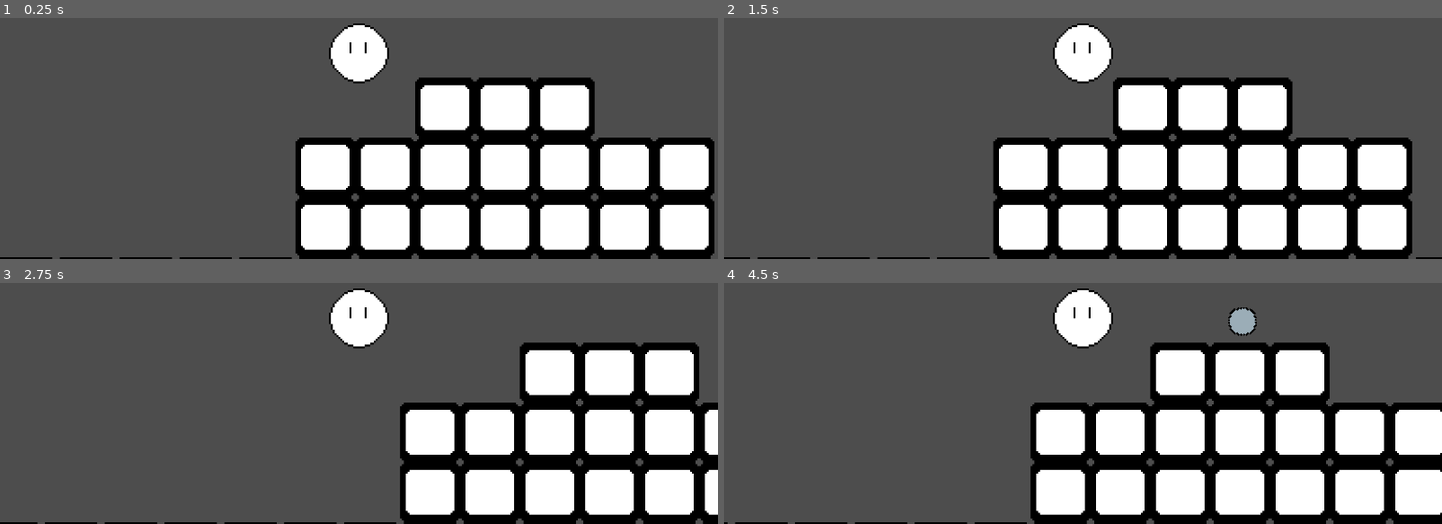
Above: before the commit, frames 1-4 (two rows, left to right).
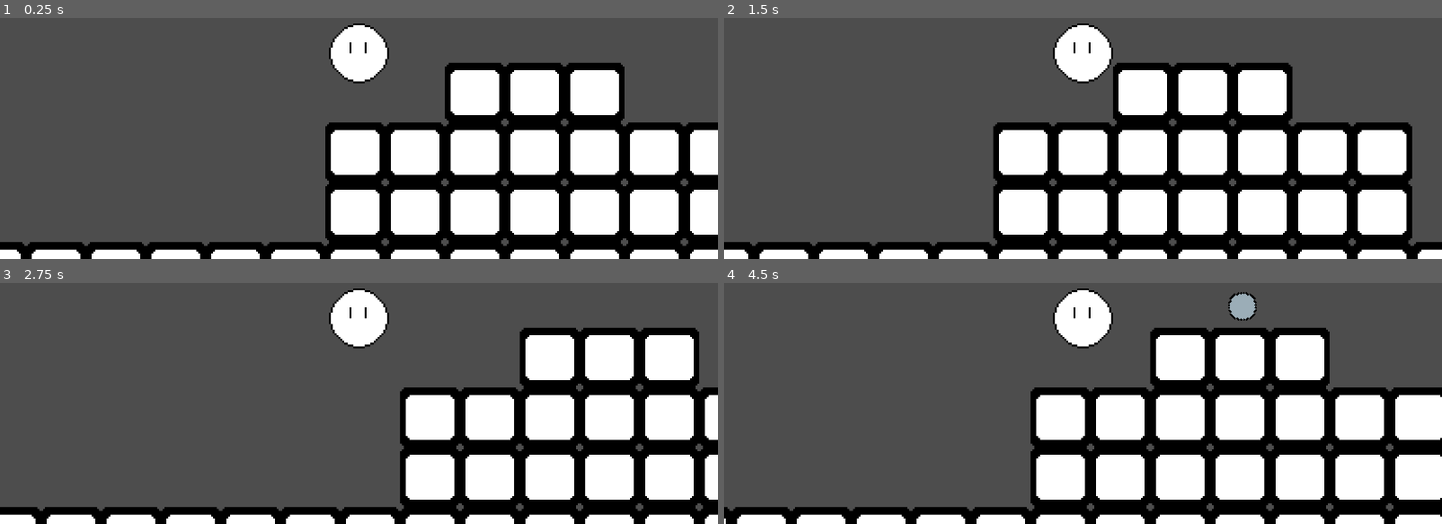
Above: after the commit, the same moments.

Repository: JoshuaKlot/BinghamtonGameJam3
Game: Godot game, scene res://scenes/main.tscn
Two runs of this game, one before a commit and one after it. Both use one fixed random seed, a clock stepped at 60 frames per second and the inputs below.
Inputs (mouse positions are in pixels of both pictures, inside the frame that each line leads up to):
- Up to frame 1 (0.25 s): no input
- Up to frame 2 (1.5 s): tap Enter (ui_accept) at 0.5, 0.77, 1.25 s; move the mouse to (1240, 37) at 0.52 s; hold Right (ui_right) from 0.53 s (still down); tap Space (shoot) at 0.6, 1.35 s; move the mouse to (939, 78) at 1.27 s
- Up to frame 3 (2.75 s): tap Enter (ui_accept) at 1.52, 2 s; move the mouse to (outside the picture) at 2.02 s; release Right (ui_right) at 2.03 s; hold Left (ui_left) from 2.03 s (still down); tap Space (shoot) at 2.1 s
- Up to frame 4 (4.5 s): move the mouse to (1047, 403) at 2.77 s; release Left (ui_left) at 2.78 s; hold Right (ui_right) 2.78-4.28 s; tap Space (shoot) at 2.85, 3.6, 4.35 s; tap Enter (ui_accept) at 3.02, 3.77, 4.25 s; move the mouse to (1298, 381) at 3.52 s; move the mouse to (outside the picture) at 4.27 s; hold Left (ui_left) from 4.28 s (still down)

The runs differ from the first frame. In frame 1, 30% of the frame differs, in the area x 0-100%, y 18-100%; in frame 2, 22%; in frame 3, 19%; in frame 4, 22%.

Commit message:
scene transition
it works YIPPPEEE

Diff:
--- /dev/null
+++ b/platformer/Scripts/move_menu.gd
@@ -0,0 +1,9 @@
+extends Control
+
+
+func _on_item_1_button_pressed() -> void:
+	pass # Replace with function body.
+
+
+func _on_quit_pressed() -> void:
+	get_tree().quit()
--- a/platformer/Scripts/move_scene.gd
+++ b/platformer/Scripts/move_scene.gd
@@ -4,5 +4,5 @@
 
 func _on_body_entered(body: Node2D) -> void:
 	print("Entered Collision")
-	#$PopupMenu.popup()
+	get_tree().change_scene_to_file("res://scenes/move_menu.tscn")
 	#pass # Replace with function body.
--- a/platformer/scenes/main.tscn
+++ b/platformer/scenes/main.tscn
@@ -1,9 +1,8 @@
-[gd_scene load_steps=6 format=3 uid="uid://dybkast5eobiq"]
+[gd_scene load_steps=5 format=3 uid="uid://dybkast5eobiq"]
 
 [ext_resource type="PackedScene" uid="uid://dyfxlgagnxf2k" path="res://scenes/player.tscn" id="1_0hff1"]
 [ext_resource type="PackedScene" uid="uid://dmypeyjjb8hn1" path="res://scenes/tile_map.tscn" id="2_2o4me"]
 [ext_resource type="PackedScene" uid="uid://r77fimuibc7k" path="res://MoveScene.tscn" id="2_xb21l"]
-[ext_resource type="Script" path="res://scenes/popup_menu.gd" id="3_hsfft"]
 
 [sub_resource type="RectangleShape2D" id="RectangleShape2D_41jvn"]
 size = Vector2(34.5, 20)
@@ -19,9 +18,7 @@
 zoom = Vector2(3, 3)
 
 [node name="TileMapLayer" parent="." instance=ExtResource("2_2o4me")]
-
-[node name="PopupMenu" type="PopupMenu" parent="."]
-script = ExtResource("3_hsfft")
+position = Vector2(16, -8)
 
 [node name="MoveScene" parent="." instance=ExtResource("2_xb21l")]
 
--- a/platformer/scenes/move_menu.tscn
+++ b/platformer/scenes/move_menu.tscn
@@ -1,4 +1,8 @@
-[gd_scene format=3 uid="uid://cquxcf01odjb2"]
+[gd_scene load_steps=3 format=3 uid="uid://cquxcf01odjb2"]
+
+[ext_resource type="Script" path="res://Scripts/move_menu.gd" id="1_8fqlh"]
+
+[sub_resource type="LabelSettings" id="LabelSettings_y7qi0"]
 
 [node name="MoveMenu" type="Control"]
 layout_mode = 3
@@ -7,3 +11,54 @@
 anchor_bottom = 1.0
 grow_horizontal = 2
 grow_vertical = 2
+script = ExtResource("1_8fqlh")
+
+[node name="MarginContainer" type="MarginContainer" parent="."]
+layout_mode = 1
+anchors_preset = 8
+anchor_left = 0.5
+anchor_top = 0.5
+anchor_right = 0.5
+anchor_bottom = 0.5
+offset_left = -20.0
+offset_top = -20.0
+offset_right = 20.0
+offset_bottom = 20.0
+grow_horizontal = 2
+grow_vertical = 2
+
+[node name="VBoxContainer" type="VBoxContainer" parent="MarginContainer"]
+layout_mode = 2
+theme_override_constants/separation = 25
+
+[node name="Label" type="Label" parent="MarginContainer/VBoxContainer"]
+layout_mode = 2
+text = "Pick One Item to Be Discarded"
+label_settings = SubResource("LabelSettings_y7qi0")
+horizontal_alignment = 1
+
+[node name="VBoxContainer2" type="VBoxContainer" parent="MarginContainer/VBoxContainer"]
+layout_mode = 2
+theme_override_constants/separation = 8
+
+[node name="Item1Button" type="Button" parent="MarginContainer/VBoxContainer/VBoxContainer2"]
+layout_mode = 2
+text = "Item #1
+"
+
+[node name="Item2Button" type="Button" parent="MarginContainer/VBoxContainer/VBoxContainer2"]
+layout_mode = 2
+text = "Item #2
+"
+
+[node name="Item3Button" type="Button" parent="MarginContainer/VBoxContainer/VBoxContainer2"]
+layout_mode = 2
+text = "Item #3"
+
+[node name="Quit" type="Button" parent="MarginContainer/VBoxContainer/VBoxContainer2"]
+layout_mode = 2
+text = "Quit
+"
+
+[connection signal="pressed" from="MarginContainer/VBoxContainer/VBoxContainer2/Item1Button" to="." method="_on_item_1_button_pressed"]
+[connection signal="pressed" from="MarginContainer/VBoxContainer/VBoxContainer2/Quit" to="." method="_on_quit_pressed"]
